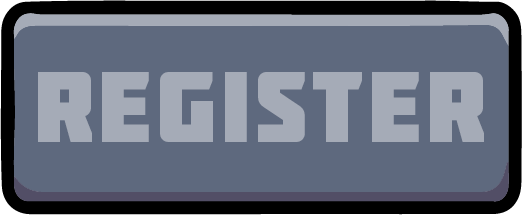
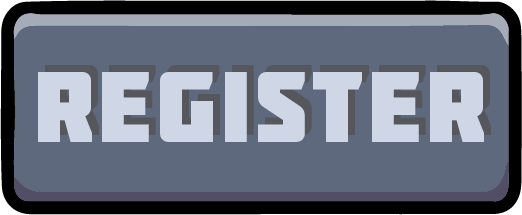
Layer changes from the first 522x215 image to the second:
painted on "Register" (1st of 2) over box(38, 72, 484, 142)
added layer "Register" (2nd of 2) above "Layer 1" over box(45, 65, 491, 135)
